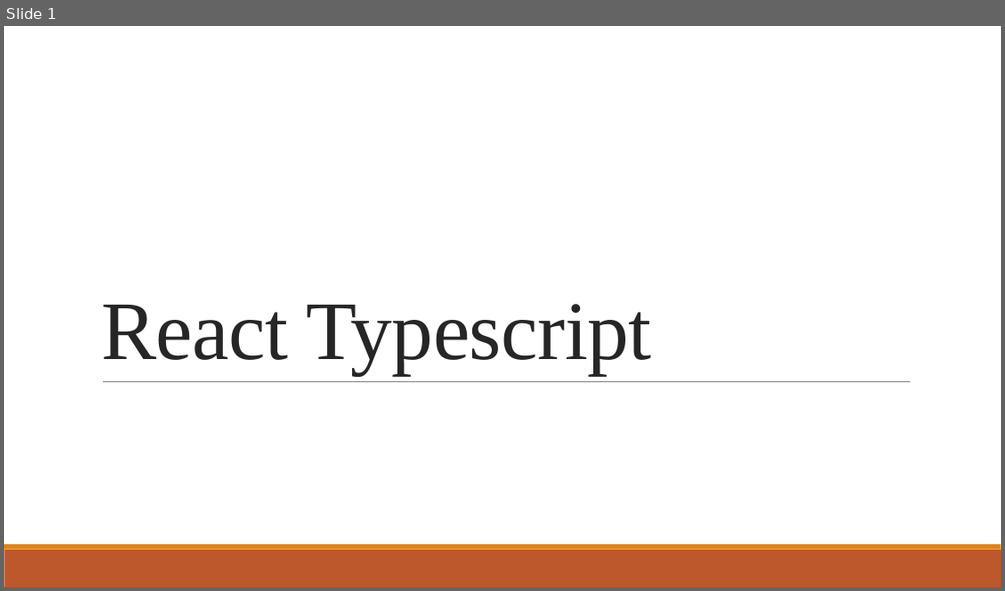
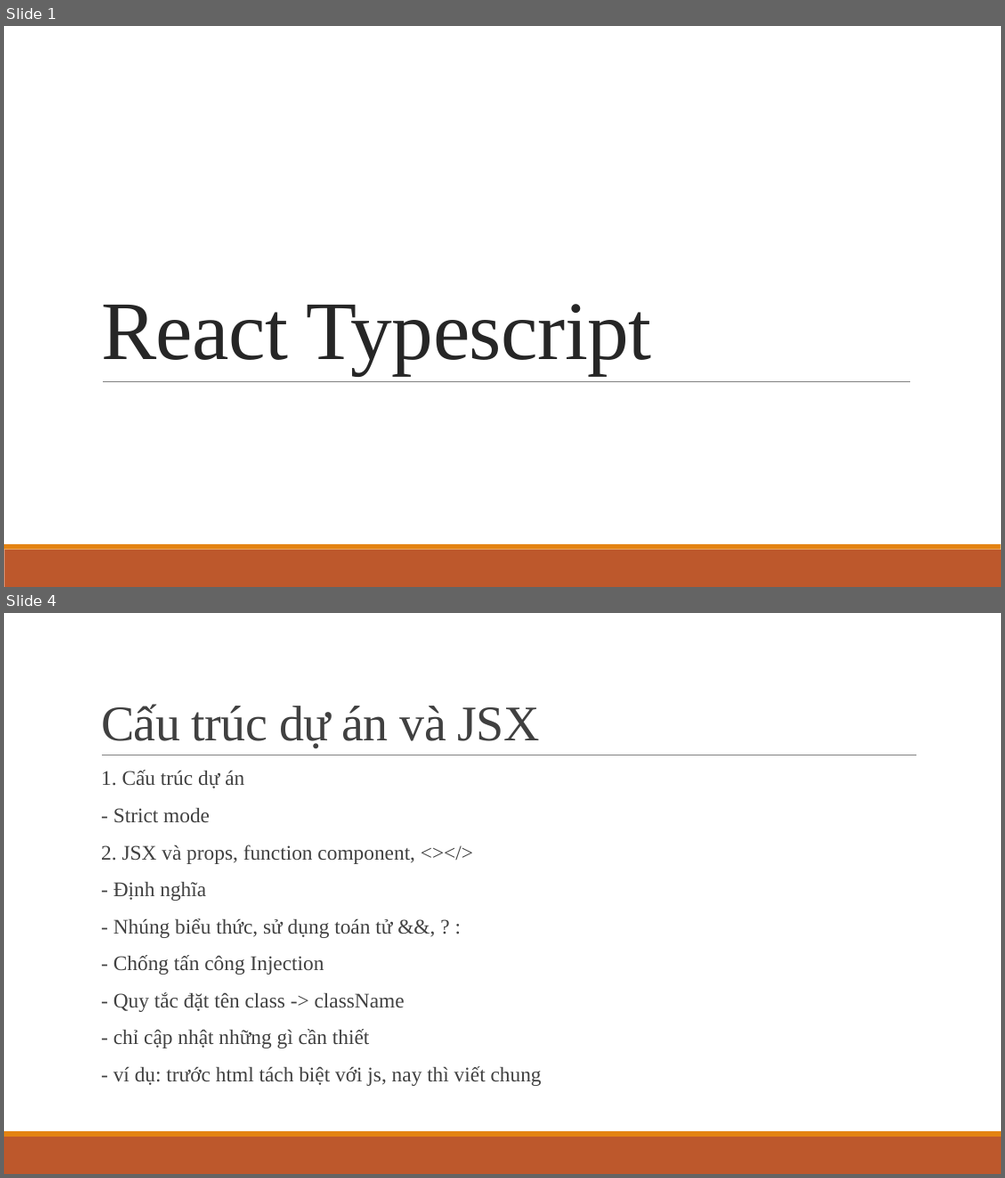
Before and after one commit to ddinhftieens/tranning-react, a slide deck: react_ts.pptx. Shown one above the other, each under a label of ours: slide 1 before the commit, slides 1 and 4 after it; the slides between them are not shown. The pictures are 1005x591 and 1005x1178 pixels, drawn with LibreOffice and Linux fonts; fonts in the diff are those of the drawing. Boxes give left, top, right and bottom in pixels: in the first picture for what was removed or moved away, otherwise in the second. Text is boxed around its words. In the diff, an @@ line names an element or a change of style, - is before the commit and + after.

```diff
--- a/react_ts.pptx
+++ b/react_ts.pptx
@@ slide 4 added at [4, 613, 1001, 1174], background #FFFFFF; not listed: 2 template elements that a slide beside it also shows @@
@@ title added at [101, 704, 540, 748], 48 pt, text #404040 @@
+Cấu trúc dự án và JSX
@@ text added at [101, 770, 542, 1086], 20 pt, text #404040 @@
+  1. Cấu trúc dự án
+  - Strict mode
+  2. JSX và props, function component, <></>
+  - Định nghĩa
+  - Nhúng biểu thức, sử dụng toán tử &&, ? :
+  - Chống tấn công Injection
+  - Quy tắc đặt tên class -> className
+  - chỉ cập nhật những gì cần thiết
+  - ví dụ: trước html tách biệt với js, nay thì viết chung
@@ line added from (102, 755) to (917, 755), #808080 0.5 pt @@
```
Also in this commit, not shown: 1 slide changed, 3 other slides added, 4 slides removed.
